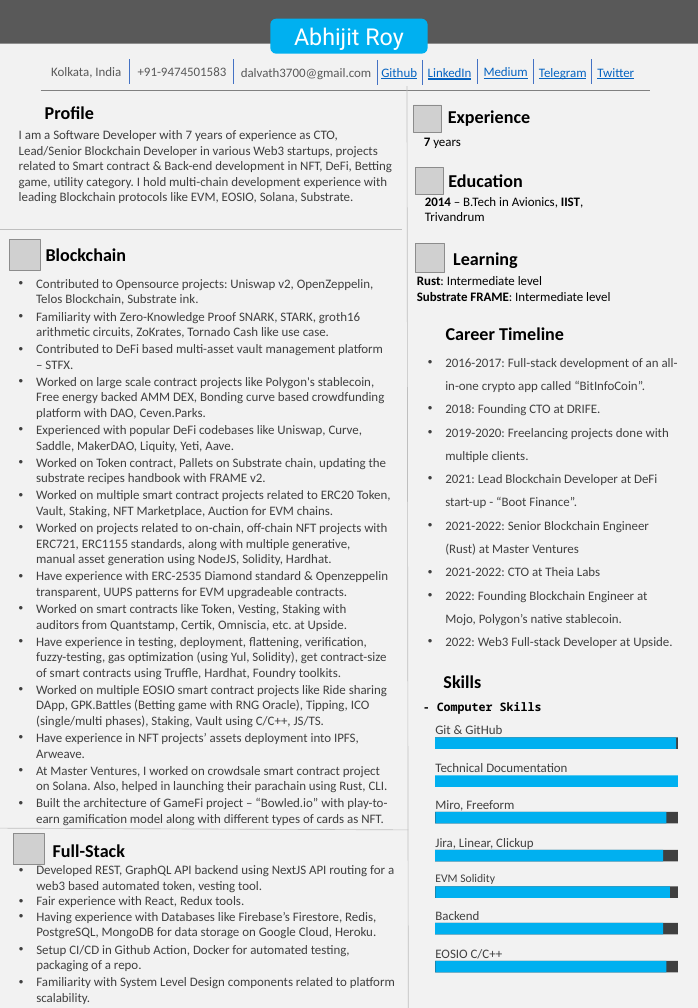
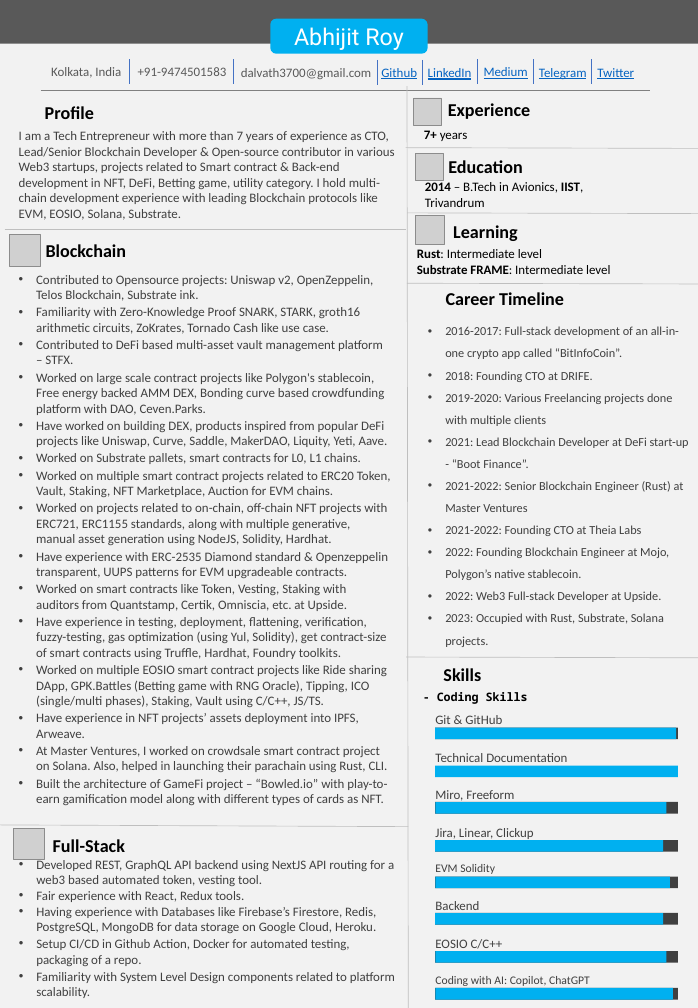
Before and after one commit to abhi3700/my_resume, a slide deck: slide 1 of my_resume.pptx. Drawn at 698x1008 pixels with LibreOffice and Linux fonts; fonts in the diff are those of the drawing; grey boxes stand for pictures; background and template pictures are left out. Boxes give left, top, right and bottom in pixels: in the first picture for what was removed or moved away, otherwise in the second. Text is boxed around its words. In the diff, an @@ line names an element or a change of style, - is before the commit and + after.

Commit message:
cv updated: added works related to substrate, rust

```diff
--- a/my_resume.pptx
+++ b/my_resume.pptx
@@ text at [19,131,395,220]: text changed @@
-I am a Software Developer with 7 years of experience as CTO, Lead/Senior Blockchain Developer in various Web3 startups, projects related to Smart contract & Back-end development in NFT, DeFi, Betting game, utility category. I hold multi-chain development experience with leading Blockchain protocols like EVM, EOSIO, Solana, Substrate.
+I am a Tech Entrepreneur with more than 7 years of experience as CTO, Lead/Senior Blockchain Developer & Open-source contributor in various Web3 startups, projects related to Smart contract & Back-end development in NFT, DeFi, Betting game, utility category. I hold multi-chain development experience with leading Blockchain protocols like EVM, EOSIO, Solana, Substrate.
@@ line added from (406, 148) to (698, 149), #BFBFBF 0.5 pt @@
@@ text at [424,130,468,141]: text changed @@
-7 years
+7+ years
@@ 2 texts, 1 picture: place and size @@
-2 texts, 1 picture at [416,168,583,221]
+2 texts, 1 picture at [416,154,583,207]
@@ line moved from (0, 229) - (402, 229) to (5, 229) - (407, 229) @@
@@ line added from (407, 213) to (698, 214), #BFBFBF 0.5 pt @@
@@ picture: place and size @@
-picture at [416,244,445,273]
+picture at [416,216,445,245]
@@ text "Learning": place and size @@
-text "Learning" at [453,252,518,268]
+text "Learning" at [453,225,518,241]
@@ text "Rust: Intermediate level": place and size @@
-text "Rust: Intermediate level" at [417,276,610,301]
+text "Rust: Intermediate level" at [417,249,610,274]
@@ line added from (407, 283) to (698, 284), #BFBFBF 0.5 pt @@
@@ text "Career Timeline": place and size @@
-text "Career Timeline" at [446,327,564,340]
+text "Career Timeline" at [446,292,564,305]
@@ text "2016-2017: Full-stack development of an ...": place and size @@
-text "2016-2017: Full-stack development of an ..." at [445,358,678,648]
+text "2016-2017: Full-stack development of an ..." at [445,326,689,647]
@@ text at [445,326,689,602]: size 10 to 9.5 pt in "2016-2017: Full-stack development of an all-in-one crypto ...", "2018: Founding CTO at DRIFE.", "2021: Lead Blockchain Developer at DeFi start-up ...", "2021-2022: Senior Blockchain Engineer (Rust) at Master ..." and 2 more places @@
@@ text at [445,393,672,426]: text changed; size 10 to 9.5 pt @@
-• 2019-2020: Freelancing projects done with multiple clients.
+• 2019-2020: Various Freelancing projects done with multiple clients
@@ text at [36,421,388,464]: text changed @@
-• Experienced with popular DeFi codebases like Uniswap, Curve, Saddle, MakerDAO, Liquity, Yeti, Aave.
-• Worked on Token contract, Pallets on Substrate chain, updating the substrate recipes handbook with FRAME v2.
+• Have worked on building DEX, products inspired from popular DeFi projects like Uniswap, Curve, Saddle, MakerDAO, Liquity, Yeti, Aave.
+• Worked on Substrate pallets, smart contracts for L0, L1 chains.
@@ text at [445,525,641,536]: text changed; size 10 to 9.5 pt @@
-• 2021-2022: CTO at Theia Labs
+• 2021-2022: Founding CTO at Theia Labs
@@ text at [445,613,664,647]: paragraph added @@
+• 2023: Occupied with Rust, Substrate, Solana projects.
@@ line added from (406, 657) to (698, 658), #BFBFBF 0.5 pt @@
@@ 5 texts, 3 pictures: place and size @@
-5 texts, 3 pictures at [9,105,530,1004]
+5 texts, 3 pictures at [9,98,530,998]
@@ text at [437,692,528,704]: text changed @@
-- Computer Skills
+- Coding Skills
@@ line moved from (0, 828) - (409, 830) to (0, 826) - (409, 826) @@
@@ 13 rectangles, 7 texts: place and size @@
-13 rectangles, 7 texts at [435,725,678,973]
+13 rectangles, 7 texts at [435,715,678,962]
@@ text added at [435,976,590,986], 9 pt, text #404040 @@
+Coding with AI: Copilot, ChatGPT
@@ rectangle added at [436,988,678,1000], fill #404040 @@
@@ rectangle added at [436,988,673,1000], fill #00B0F0 @@
```
Also in this commit, not shown: 1 other slide changed, 1 other file.
